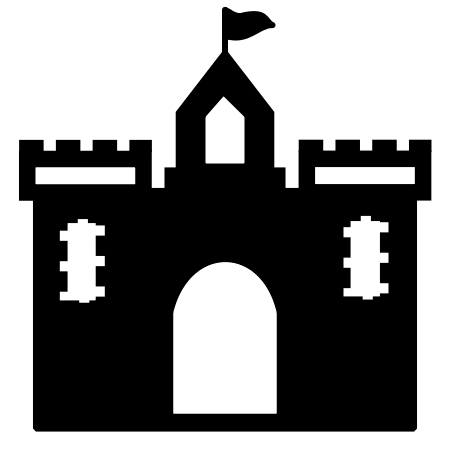
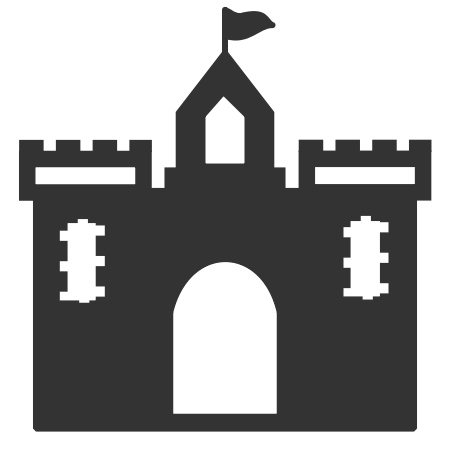
Layered file, before and after one edit (450×450). Changes by layer:
pixels changed over [19, 6, 432, 432] (layer not identified)
